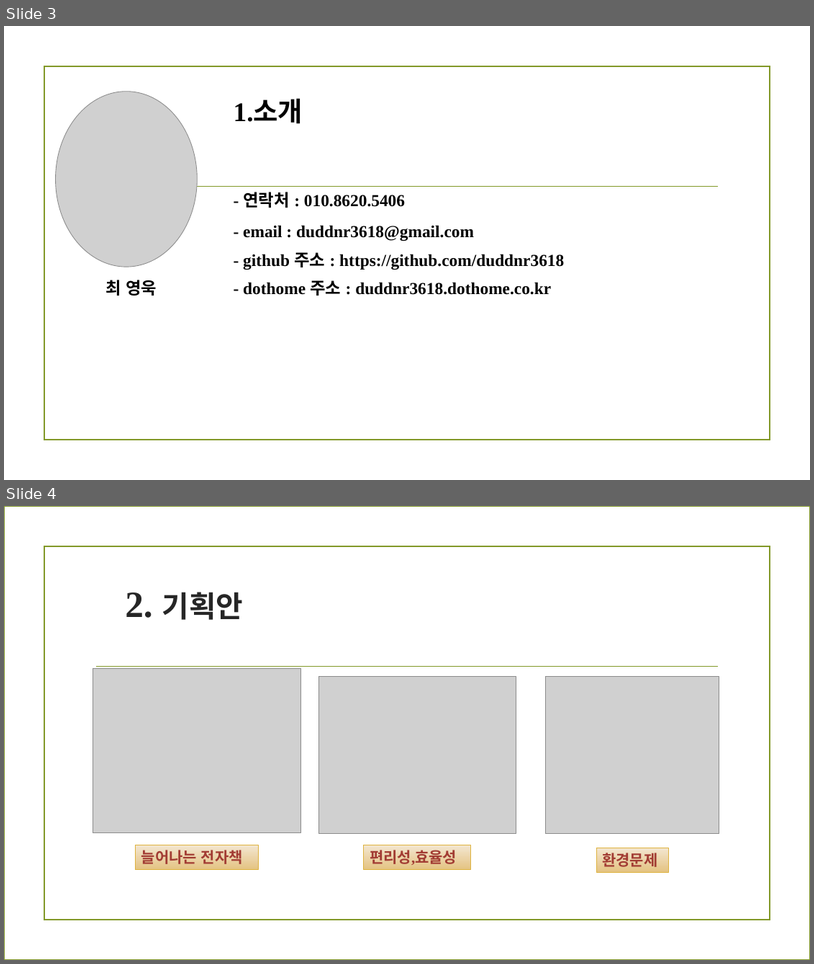
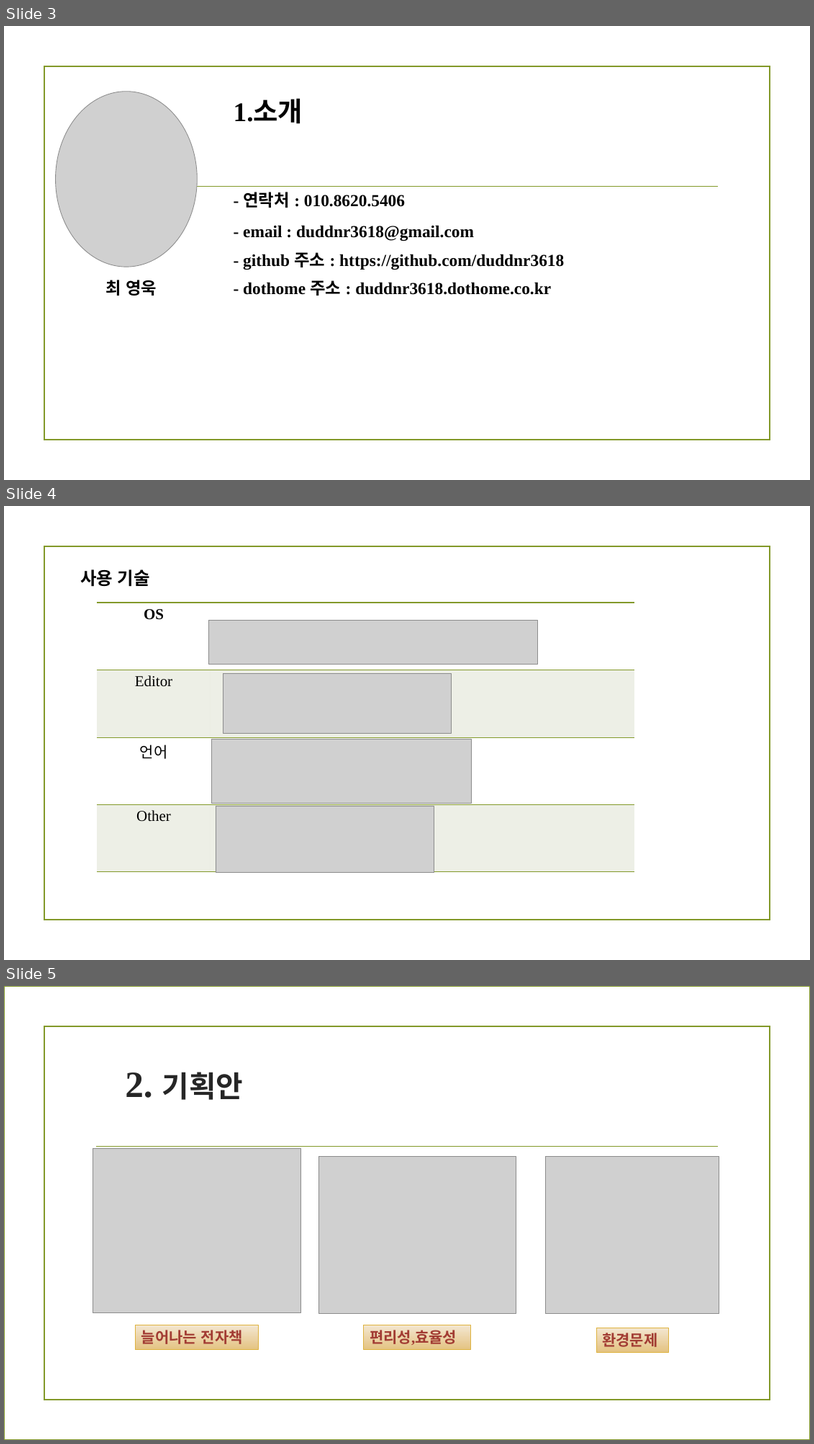
Before and after one commit to duddnr3618/front-end-project01, a slide deck: 22.최영욱Book.pptx. Shown one above the other, each under a label of ours: slides 3 and 4 before the commit, slides 3, 4 and 5 after it. The pictures are 814x964 and 814x1444 pixels, drawn with LibreOffice and Linux fonts; fonts in the diff are those of the drawing; grey boxes stand for pictures; background and template pictures are left out. Boxes give left, top, right and bottom in pixels: in the first picture for what was removed or moved away, otherwise in the second. Text is boxed around its words. In the diff, an @@ line names an element or a change of style, - is before the commit and + after.

```diff
--- a/22.최영욱Book.pptx
+++ b/22.최영욱Book.pptx
@@ slide 4 added at (4, 506, 810, 960), background picture (left out); not listed: 1 template element that a slide beside it also shows @@
@@ text added at (80, 569, 150, 587), 21 pt, text #000000, bold @@
+사용 기술
@@ table added at (97, 602, 635, 872), 4 rows, 2 columns @@
+OS | 
+Editor | 
+언어 | 
+Other | 
@@ picture added at (208, 620, 538, 664) @@
@@ picture added at (223, 674, 452, 733) @@
@@ picture added at (211, 739, 471, 803) @@
@@ picture added at (216, 806, 434, 872) @@
@@ what was slide 4 is now slide 5 @@
```
Also in this commit, not shown: 4 other slides added, 3 other files.
